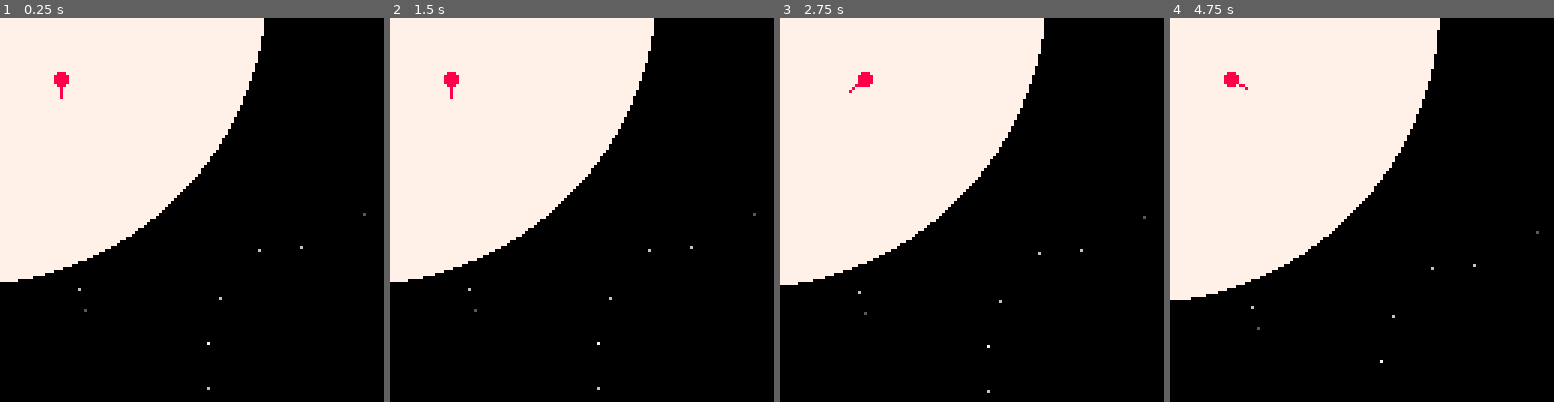
Above: before the commit, frames 1-4 (left to right).
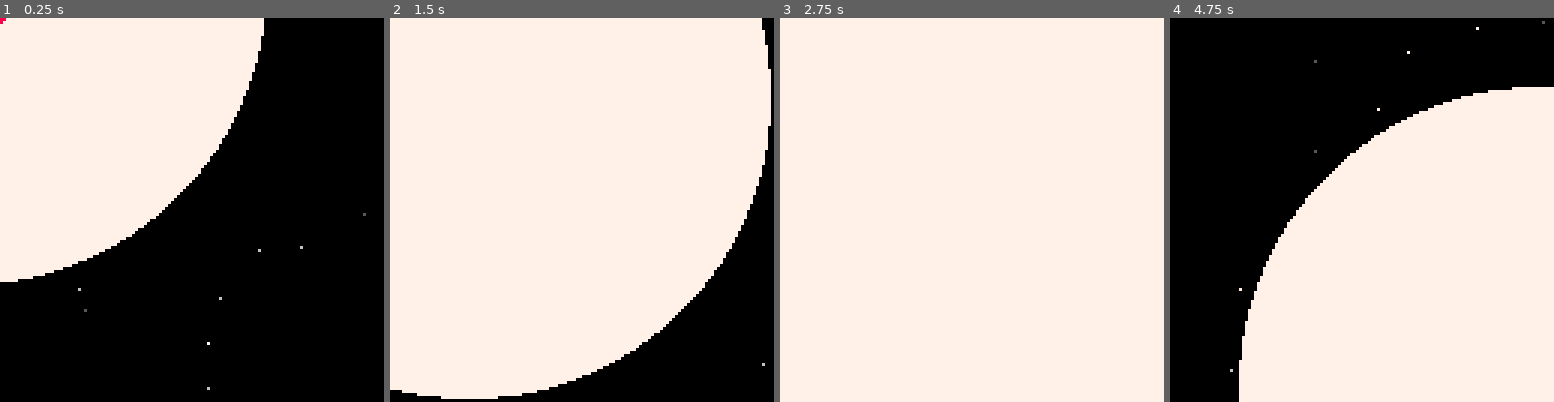
Above: after the commit, the same moments.

Repository: nucleartide/ludum-dare-39
Game: PICO-8 cartridge game.p8
Two runs of this game, one before a commit and one after it. Both use one fixed random seed, a clock stepped at 60 frames per second and the inputs below.
Inputs:
- Up to frame 1 (0.25 s): no input
- Up to frame 2 (1.5 s): no input
- Up to frame 3 (2.75 s): hold Right 1.6-2.1 s; hold Up 2.15-2.42 s; hold Right from 2.47 s (still down)
- Up to frame 4 (4.75 s): release Right at 3.03 s; hold Left 3.08-3.58 s; hold Down 3.63-3.97 s; hold Right 4.02-4.68 s; hold Up from 4.73 s (still down)

The runs differ from the first frame. In frame 1, 0.2% of the frame differs, in the area x 0-18%, y 0-22%; in frame 2, 50%; in frame 3, 65%; in frame 4, 84%, in the area x 0-100%, y 0-100%.

Commit message:
sorta working gravity

Diff:
--- a/game.p8
+++ b/game.p8
@@ -18,6 +18,7 @@
   sprite = 1,
   spr_w = 4,
   spr_h = 4,
+  mass = 1,
 
   line1 = {
     x = 0,
@@ -28,6 +29,9 @@
     x = 0,
     y = 6,
   },
+
+  vel_x = 0,
+  vel_y = 0,
 }
 
 cam = {
@@ -41,6 +45,7 @@
     y = 0,
     r = 100,
     c = 7,
+    mass = 100,
   },
 
   { -- earth
@@ -48,6 +53,7 @@
     y = 200,
     r = 40,
     c = 12,
+    mass = 40,
   },
 
   { -- mars
@@ -55,6 +61,7 @@
     y = 300,
     r = 30,
     c = 2,
+    mass = 30,
   },
 
   { -- uranus
@@ -62,6 +69,7 @@
     y = 500,
     r = 50,
     c = 6,
+    mass = 60,
   },
 
   { -- pluto
@@ -69,8 +77,19 @@
     y = 600,
     r = 20,
     c = 15,
+    mass = 20,
   },
 }
+
+function planet_gravity(planet, player_mass, x, y)
+  local dx = planet.x - x
+  local dy = planet.y - y
+  local dx2 = dx*dx
+  local dy2 = dy*dy
+  local magnitude = sqrt(dx2 + dy2)
+  local gravity = (player_mass * planet.mass) / (dx2 + dy2)
+  return dx/magnitude * gravity, dy/magnitude * gravity
+end
 
 function _init()
   _update = update_game
@@ -89,8 +108,8 @@
     local s = sin(player.angle - 0.25) -- this should be positive
     --local c = cos(-(player.angle - 0.5)) -- this should be zero
     --local s = sin(player.angle - 0.5) -- this should be positive
-    player.x += c
-    player.y += s
+    --player.x += c
+    --player.y += s
   end
 
   -- move player backward
@@ -99,8 +118,8 @@
     local s = sin(player.angle + 0.25) -- should be negative
     --local c = cos(player.angle + 0.5) -- should be zero
     --local s = sin(player.angle + 0.5) -- should be negative
-    player.x += c
-    player.y += s
+    --player.x += c
+    --player.y += s
   end
 
   -- move camera
@@ -108,6 +127,21 @@
   if player.x > cam.x+128-20 then cam.x += 1 end
   if player.y < cam.y+20     then cam.y -= 1 end
   if player.y > cam.y+128-20 then cam.y += 1 end
+
+  -- apply force to player velocity
+  -- sum up forces from each planet
+  local gravx, gravy = 0, 0
+  for p in all(planets) do
+    local dx, dy = planet_gravity(p, player.mass, player.x, player.y)
+    gravx += dx
+    gravy += dy
+  end
+  player.vel_x += gravx * (1/30)
+  player.vel_y += gravy * (1/30)
+
+  -- move player
+  player.x += player.vel_x * (1/30)
+  player.y += player.vel_y * (1/30)
 end
 
 function draw_game()
@@ -129,7 +163,7 @@
 
   -- draw planets
   for p in all(planets) do
-    circfill(p.x, p.y, p.r, 7)
+    circfill(p.x, p.y, p.r, p.c)
   end
 
   -- draw player line
